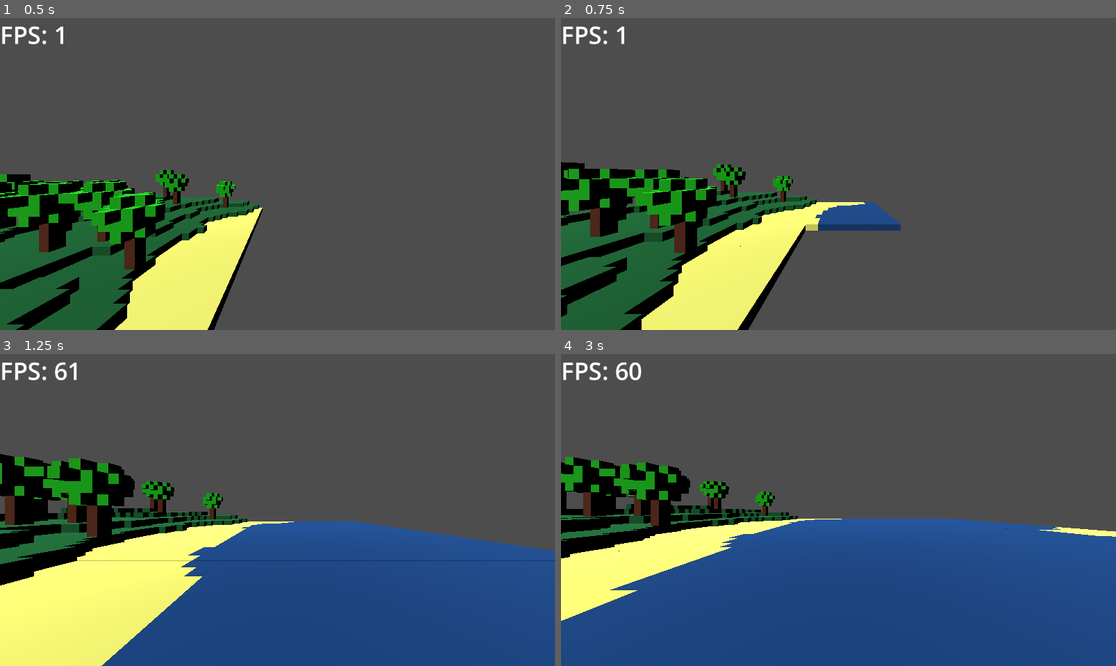
Above: before the commit, frames 1-4 (two rows, left to right).
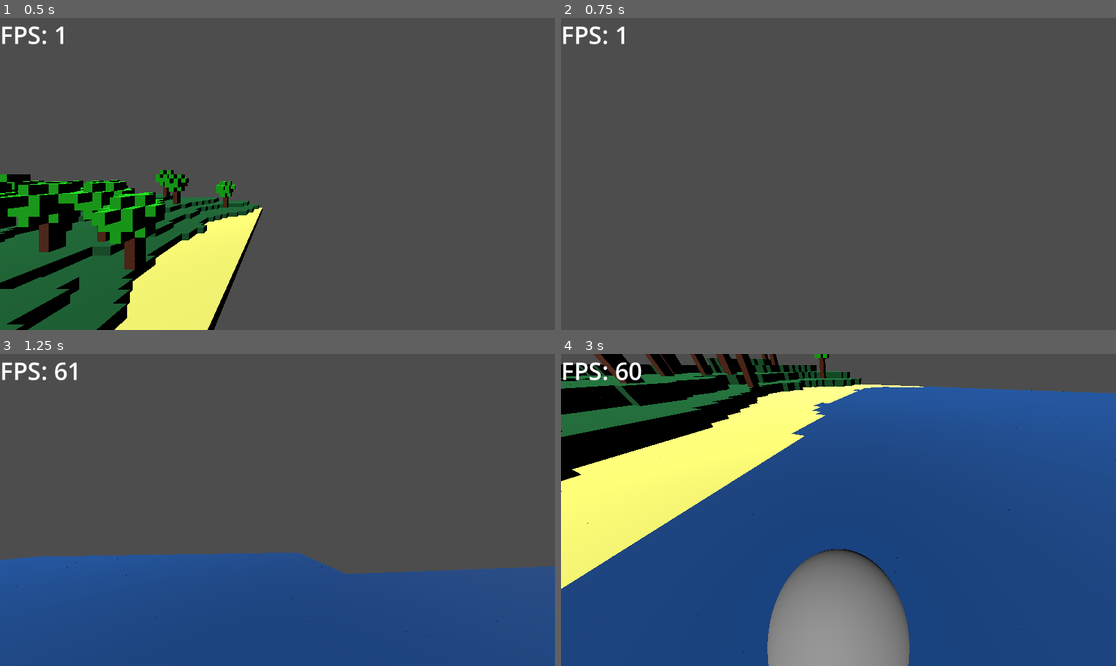
Above: after the commit, the same moments.

Repository: AlbinHorlaville/open-world-lego
Game: Godot game, scene res://levels/main.tscn
Same seed, same stepped clock (60 frames per second), same inputs: the game is played once before the commit and once after it.
Inputs (mouse positions are in pixels of both pictures, inside the frame that each line leads up to):
- Up to frame 1 (0.5 s): no input
- Up to frame 2 (0.75 s): move the mouse to (960, 158) at 0.52 s; hold D (move_right) from 0.53 s (still down)
- Up to frame 3 (1.25 s): keep holding D (move_right); tap Space (jump) at 0.77 s
- Up to frame 4 (3 s): move the mouse to (727, 525) at 1.27 s; release D (move_right) at 1.28 s; hold S (move_back) 1.28-2.03 s; tap Space (jump) at 1.52 s; move the mouse to (894, 441) at 2.02 s; hold D (move_right) 2.03-2.78 s; move the mouse to (810, 572) at 2.77 s; hold Z (move_forward) from 2.78 s (still down)

Frame 1 is identical in both runs. In frame 2, 22% of the frame differs, in the area x 0-62%, y 46-100%; in frame 3, 27%; in frame 4, 62%, in the area x 0-100%, y 0-100%.

Commit message:
v1 de la vue FPS du player

Diff:
--- a/OpenWorldLego/actor/player.gd
+++ b/OpenWorldLego/actor/player.gd
@@ -1,18 +1,53 @@
 extends CharacterBody3D
 
-
+# variable keyboard
 const SPEED = 5.0
 const JUMP_VELOCITY = 4.5
 
 # Get the gravity from the project settings to be synced with RigidBody nodes.
 var gravity: float = ProjectSettings.get_setting("physics/3d/default_gravity")
 
+
+#variable mouse
+
+# var pour bloquer la caméra (ne pas pouvoir regarder en arrière)
+var lookAngle = 90.0
+var mouseSensitivity = 0.4
+# mouvement de la souris
+var mouseDelta : Vector2
+
+
+var camera : Camera3D
+
 # limit of the viewing range of the player (in chunks)
 var limit_view:int = 2
 
 
+func _ready():
+	# On récup le neoud camera
+	camera = get_node("Camera3D")
+
+
+func _input(event):
+	if event is InputEventMouseMotion :
+		# On récup le mouvement de la souris
+		mouseDelta = event.relative
+
+
+func _process(delta):
+	# On applique la rotation sur la caméra (axe y)
+	camera.rotation_degrees -= Vector3(rad_to_deg(mouseDelta.y),0,0) * mouseSensitivity * delta
+
+	#camera.rotation_degrees +=  Vector3(clamp(camera.rotation_degrees.x,-lookAngle,lookAngle),camera.rotation_degrees.y, camera.rotation_degrees.z)
+
+	# rotation sur le perso
+	rotation_degrees -= Vector3(0,rad_to_deg(mouseDelta.x),0) * mouseSensitivity * delta
+	# reinit
+	mouseDelta = Vector2()
+
+
 func _physics_process(delta: float) -> void:
-	# Add the gravity.
+	# Add the gravity
 	if not is_on_floor():
 		velocity.y -= gravity * delta
 
--- a/OpenWorldLego/actor/player.tscn
+++ b/OpenWorldLego/actor/player.tscn
@@ -15,3 +15,7 @@
 [node name="MeshInstance3D" type="MeshInstance3D" parent="."]
 mesh = SubResource("CapsuleMesh_ut3w3")
 skeleton = NodePath("../CollisionShape3D")
+
+[node name="Camera3D" type="Camera3D" parent="."]
+transform = Transform3D(1, 1.86265e-09, -1.49012e-08, -1.86265e-09, 1, 1.49012e-08, 1.49012e-08, -1.49012e-08, 1, 0, 0.26571, 0)
+current = true
